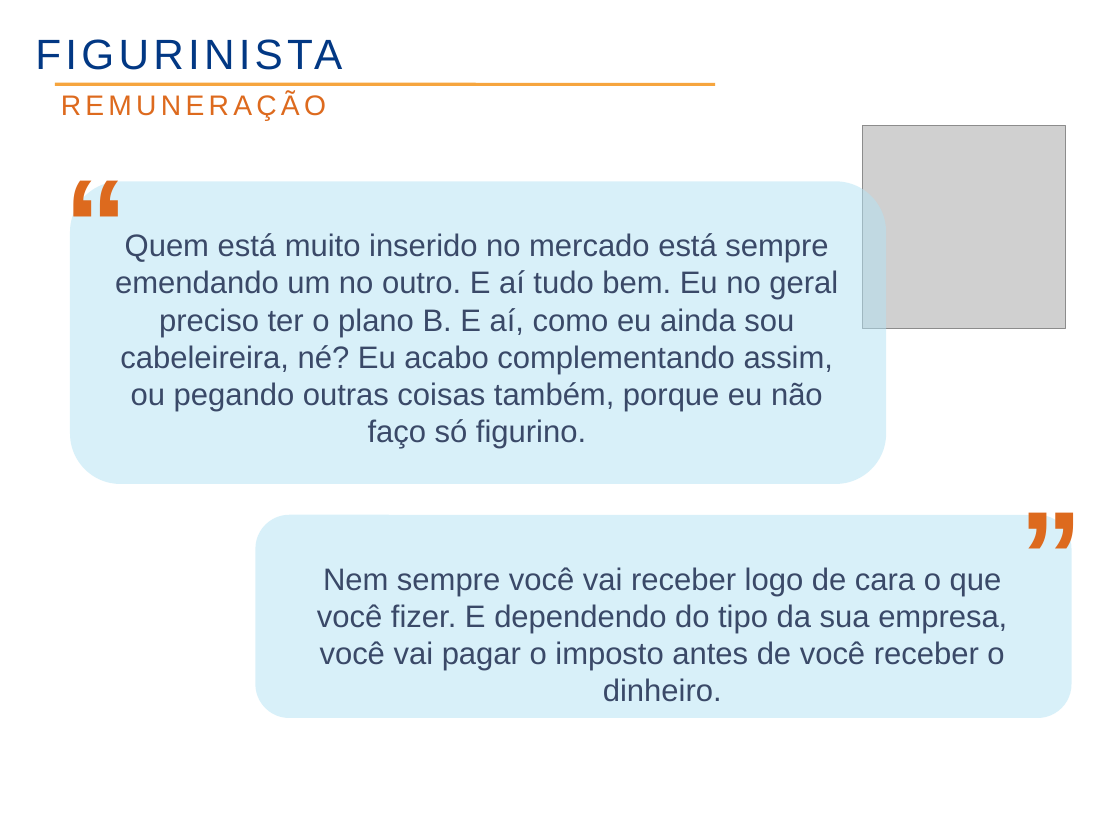
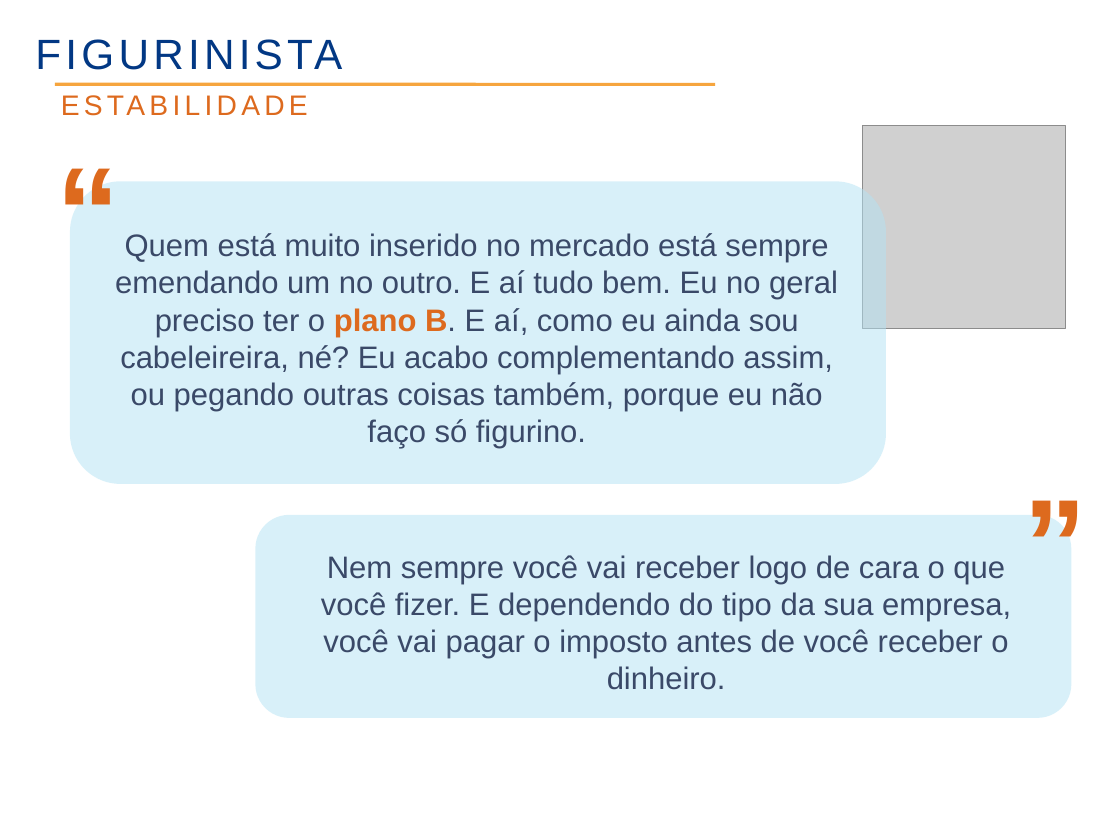
Before and after one commit to rzuquim/pos-rh, a slide deck: slide 26 of 02_abordagens_em_pot/seminario.odp (slide 22 before the commit). Drawn at 1120x840 pixels with LibreOffice and Linux fonts; fonts in the diff are those of the drawing; grey boxes stand for pictures; background and template pictures are left out. Boxes give left, top, right and bottom in pixels: in the first picture for what was removed or moved away, otherwise in the second. Text is boxed around its words. In the diff, an @@ line names an element or a change of style, - is before the commit and + after.

```diff
--- a/02_abordagens_em_pot/seminario.odp
+++ b/02_abordagens_em_pot/seminario.odp
@@ text added at <box>51,82,318,126</box>, 20 pt, text #DD6A1E @@
+ESTABILIDADE
@@ text removed at <box>61,93,326,121</box> @@
-REMUNERAÇÃO
@@ text "“" rewrapped from <box>55,136,138,289</box> to <box>47,124,130,287</box> @@
@@ text "Quem está muito inserido no ..." at <box>115,233,838,449</box>: text colour #3A4968 to #DD6A1E, bold on in "plano B." @@
@@ text "”" rewrapped from <box>971,469,1094,621</box> to <box>975,456,1098,619</box> @@
@@ text "Nem sempre você vai receber ...": place and size @@
-text "Nem sempre você vai receber ..." at <box>317,567,1007,702</box>
+text "Nem sempre você vai receber ..." at <box>321,555,1011,690</box>
```
Also in this commit, not shown: 18 other slides changed, 20 slides added, 5 slides removed, 7 other files.
